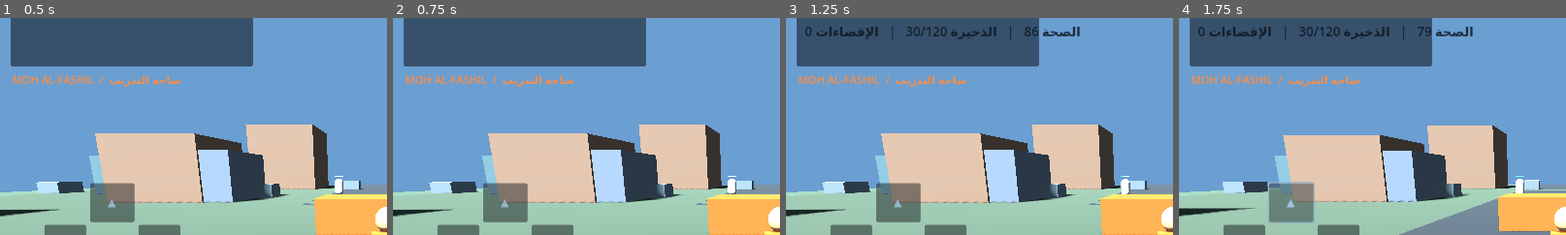
Above: before the commit, frames 1-4 (left to right).
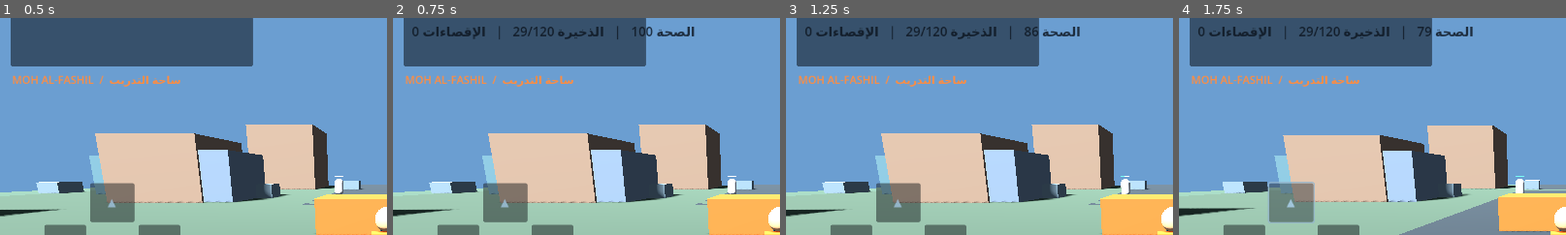
Above: after the commit, the same moments.

Repository: ffzit37-commits/Actaitv
Game: Godot game, scene res://scenes/main.tscn
Same seed, same stepped clock (60 frames per second), same inputs: the game is played once before the commit and once after it.
Inputs:
- Up to frame 1 (0.5 s): no input
- Up to frame 2 (0.75 s): click "إطلاق" at 0.5 s
- Up to frame 3 (1.25 s): no input
- Up to frame 4 (1.75 s): click "▲" at 1.25 s
The pictures show only the part of the screen within x 0-50%, y 2-52%; the shares and areas given below are measured in that part.

Frame 1 is identical in both runs. In frame 2, 1.1% of the frame differs, in the area x 5-78%, y 3-10%; in frame 3, less than 0.1%; in frame 4, less than 0.1%.

Commit message:
Fix held fire touch button behavior

Diff:
--- a/godot/scripts/hud.gd
+++ b/godot/scripts/hud.gd
@@ -41,7 +41,8 @@
     _make_button("▶", Vector2(182, -104), Vector2(62, 58), "move_right")
     _make_action_button("قفز", Vector2(-188, -194), Vector2(92, 62), Callable(self, "_jump"))
     _make_action_button("إعادة", Vector2(-188, -120), Vector2(92, 54), Callable(self, "_reload"))
-    fire_button = _make_action_button("إطلاق", Vector2(-200, -80), Vector2(110, 76), Callable(self, "_fire_start"))
+    fire_button = _make_action_button("إطلاق", Vector2(-200, -80), Vector2(110, 76), Callable())
+    fire_button.button_down.connect(_fire_start)
     fire_button.button_up.connect(_fire_stop)
     _make_action_button("علاج", Vector2(-188, -14), Vector2(92, 52), Callable(self, "_heal"))
 
